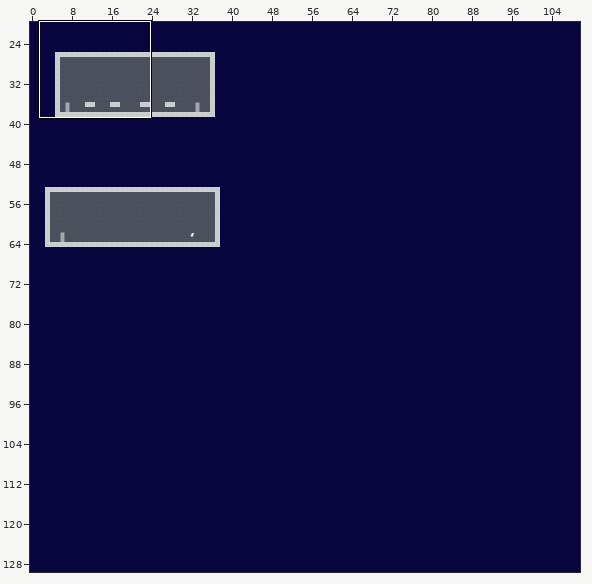
Level history. Tiled map (JSON): games/slideMan/assets/maps/playground.json. Above: a wide view before the commit, with the close-up outlined.
Close-up. Before the edit:
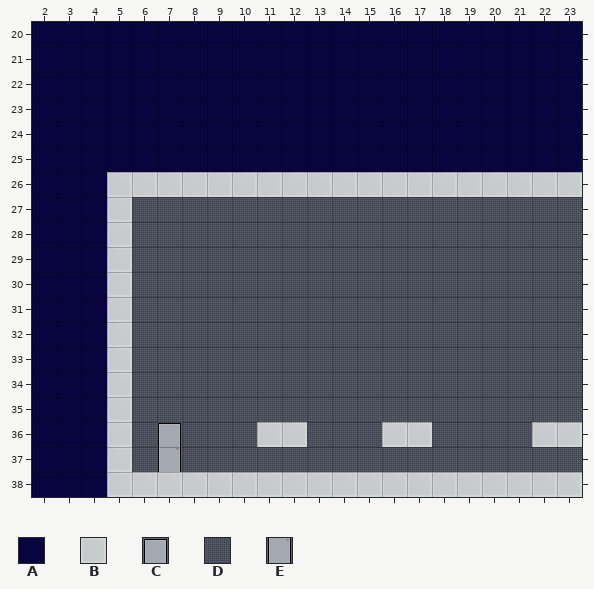
Cells are 25x25 px. Shown: x 2..23, y 20..38. The commit also changed other parts of the map, which this record leaves out.
Key: from "textureMap": A 2, B 3, C 6, D 7, E 11.
_ is an empty cell, # one hidden under a higher layer.
Objects are placed by their top-left corner, in cells (3,4 is the top-left corner of cell 3,4); size is 1x1 cell unless given.
Layer "Background" before, first column x 2:
20 AAAAAAAAAAAAAAAAAAAAAA
21 AAAAAAAAAAAAAAAAAAAAAA
22 AAAAAAAAAAAAAAAAAAAAAA
23 AAAAAAAAAAAAAAAAAAAAAA
24 AAAAAAAAAAAAAAAAAAAAAA
25 AAAAAAAAAAAAAAAAAAAAAA
26 AAA###################
27 AAA#DDDDDDDDDDDDDDDDDD
28 AAA#DDDDDDDDDDDDDDDDDD
29 AAA#DDDDDDDDDDDDDDDDDD
30 AAA#DDDDDDDDDDDDDDDDDD
31 AAA#DDDDDDDDDDDDDDDDDD
32 AAA#DDDDDDDDDDDDDDDDDD
33 AAA#DDDDDDDDDDDDDDDDDD
34 AAA#DDDDDDDDDDDDDDDDDD
35 AAA#DDDDDDDDDDDDDDDDDD
36 AAA#DCDDD##DDD##DDDD##
37 AAA#DEDDDDDDDDDDDDDDDD
38 AAA###################
Layer "Map" before, first column x 2:
20 ______________________
21 ______________________
22 ______________________
23 ______________________
24 ______________________
25 ______________________
26 ___BBBBBBBBBBBBBBBBBBB
27 ___B__________________
28 ___B__________________
29 ___B__________________
30 ___B__________________
31 ___B__________________
32 ___B__________________
33 ___B__________________
34 ___B__________________
35 ___B__________________
36 ___B_____BB___BB____BB
37 ___B__________________
38 ___BBBBBBBBBBBBBBBBBBB
Now the later version:
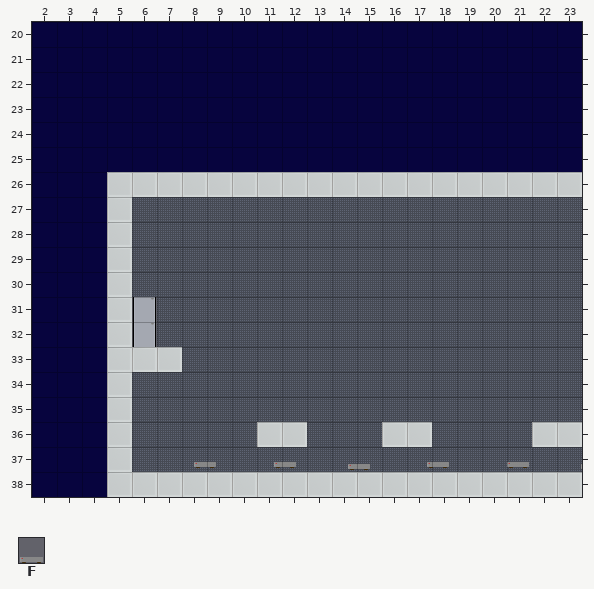
Further tiles: from "textureMap": F 4.
Difference:
Layer "Background":
Tile C gives way to tile D in row 36 at x 7.
Tile E gives way to tile D in row 37 at x 7.
Tile D gives way to tile E in rows 31 to 32 at x 6.
Layer "Map":
The edit adds tile B in row 33 at x 6 to 7.
Layer "badies":
Object F "r1" at 21,36.9 comes in from outside this view.
Object F "r1" at 17.8,36.9 comes in from outside this view.
Object F "r1" at 11.6,36.9 comes in from outside this view.
A new object: F "r1" at 8.4,36.9.
A new object: F "r1" at 14.6,37.
Pixel boxes of the changes (left, top, right, bottom) in both close-ups:
changed: (132, 297, 182, 372)
changed: (157, 422, 182, 472)
added: (194, 462, 216, 468)
new place: (274, 462, 296, 468)
new place: (427, 462, 449, 468)
new place: (507, 462, 529, 468)
added: (348, 464, 370, 470)
